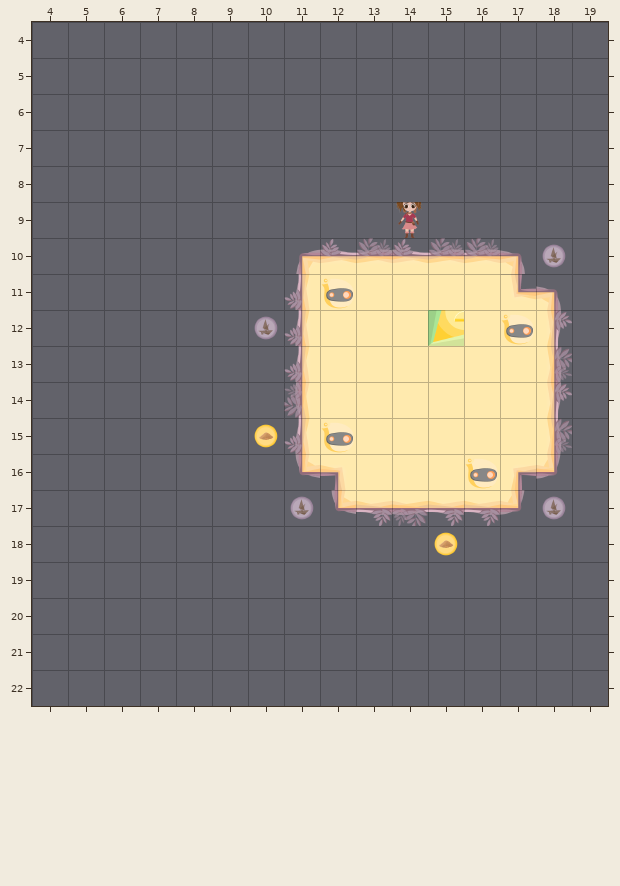
Tiled map -- LibGDX/core/assets/Levels/level13.tmx. Above is the file before it was changed.
Cells are 128x128 px. Shown: x 4..19, y 4..22.
The result:
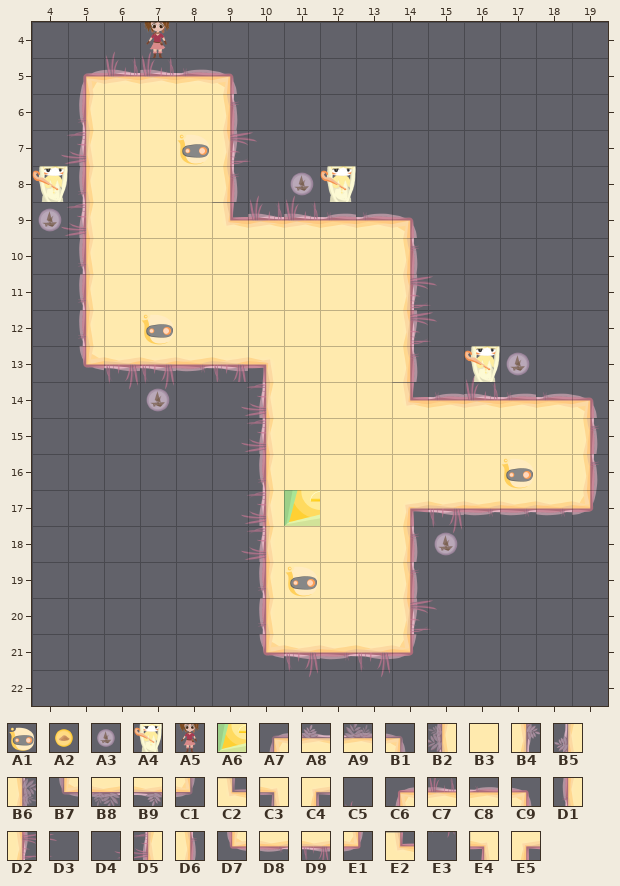
Key: from "newTile": A1 58 "undermonster", A2 66 "resource", A3 67 "ship", A4 68 "overmonster", A5 69 "player", A6 70 "gate"; from "tileset.V2": A7 16, A8 17, A9 18, B1 19, B2 27, B3 28, B4 30, B5 38, B6 41, B7 49, B8 50, B9 51, C1 52, C2 56, C3 66, C4 67; from "tileset.V3": C5 6, C6 16, C7 17, C8 18, C9 19, D1 27, D2 30, D3 31, D4 37, D5 38, D6 41, D7 49, D8 50, D9 51, E1 52, E2 56, E3 62, E4 66, E5 67.
__ is an empty cell, ## one hidden under a higher layer, .. an unchanged one.
Objects are placed by their top-left corner, in cells (3,4 is the top-left corner of cell 3,4); size is 1x1 cell unless given.
From old to new:
--- layer "Ground"
@@ x 4..19 @@
- 4 .. .. .. __ .. .. .. .. .. .. .. .. .. .. .. ..
- 5 .. __ __ __ __ __ .. .. .. .. .. .. .. .. .. ..
- 6 .. __ __ __ __ __ .. .. .. .. .. .. .. .. .. ..
- 7 .. __ __ __ __ __ __ .. .. .. .. .. .. .. .. ..
- 8 .. __ __ __ __ __ .. __ .. .. .. .. .. .. .. ..
- 9 __ __ __ __ __ __ __ __ __ __ __ .. .. .. .. ..
-10 .. __ __ __ __ __ __ A7 A8 A9 A8 A9 A9 B1 .. ..
-11 .. __ __ __ __ __ __ B5 .. .. B3 B3 B3 C2 B1 ..
-12 .. __ __ __ __ __ __ B5 .. .. B3 ## B3 B3 B4 ..
-13 .. __ __ __ __ __ __ B5 .. .. B3 B3 B3 B3 B6 ..
-14 .. .. .. __ .. .. __ B2 .. .. B3 B3 B3 B3 B4 __
-15 .. .. .. .. .. .. __ B5 .. .. .. .. .. .. B6 __
-16 .. .. .. .. .. .. __ B7 C3 .. .. .. .. C4 C1 __
-17 .. .. .. .. .. .. __ .. B7 B9 B8 B9 B9 C1 __ __
-18 .. .. .. .. .. .. __ __ __ __ __ __ .. .. .. ..
-19 .. .. .. .. .. .. __ __ __ __ __ .. .. .. .. ..
-20 .. .. .. .. .. .. __ __ __ __ __ __ .. .. .. ..
-21 .. .. .. .. .. .. __ __ __ __ __ .. .. .. .. ..
+ 4 .. .. .. C5 .. .. .. .. .. .. .. .. .. .. .. ..
+ 5 .. C6 C7 C7 C8 C9 .. .. .. .. .. .. .. .. .. ..
+ 6 .. D1 B3 B3 B3 D6 .. .. .. .. .. .. .. .. .. ..
+ 7 .. D5 B3 B3 B3 D2 D3 .. .. .. .. .. .. .. .. ..
+ 8 .. D1 B3 B3 B3 D6 .. C5 .. .. .. .. .. .. .. ..
+ 9 D4 D5 B3 B3 B3 E2 C7 C7 C8 C8 C9 .. .. .. .. ..
+10 .. D1 B3 B3 B3 B3 B3 B3 B3 B3 D6 __ __ __ .. ..
+11 .. D1 B3 B3 B3 B3 B3 B3 .. .. D2 D3 __ __ __ ..
+12 .. D1 B3 B3 B3 B3 B3 B3 .. .. D2 D3 __ __ __ ..
+13 .. D7 D9 D9 D8 D9 E4 B3 .. .. D6 __ C5 __ __ ..
+14 .. .. .. E3 .. .. D5 B3 .. .. E2 C8 C7 C8 C8 C9
+15 .. .. .. .. .. .. D5 B3 .. .. .. .. .. .. B3 D6
+16 .. .. .. .. .. .. D1 B3 B3 .. .. .. .. B3 B3 D6
+17 .. .. .. .. .. .. D5 .. B3 B3 E5 D9 D8 D8 D8 E1
+18 .. .. .. .. .. .. D5 B3 B3 B3 D6 E3 .. .. .. ..
+19 .. .. .. .. .. .. D1 B3 B3 B3 D6 .. .. .. .. ..
+20 .. .. .. .. .. .. D1 B3 B3 B3 D2 D3 .. .. .. ..
+21 .. .. .. .. .. .. D7 D9 D8 D9 E1 .. .. .. .. ..
--- layer "Monster"
+A1 "5" at 8,7
+A4 "1" at 12,8
+A4 "2" at 4,8
+A1 "6" at 7,12
+A4 "3" at 16,13
+A1 "4" at 17,16
+A1 "7" at 11,19
-A1 "1" at 12,11
-A1 "2" at 17,12
-A1 "4" at 12,15
-A1 "3" at 16,16
--- layer "Object"
@@ x 7..7 @@
- 4 __
+ 4 A5
@@ x 4..18 @@
- 8 .. .. .. .. .. .. .. __ .. .. .. .. .. .. ..
- 9 __ .. .. .. .. .. .. .. .. .. A5 .. .. .. ..
-10 .. .. .. .. .. .. .. .. .. .. .. .. .. .. A3
+ 8 .. .. .. .. .. .. .. A3 .. .. .. .. .. .. ..
+ 9 A3 .. .. .. .. .. .. .. .. .. __ .. .. .. ..
+10 .. .. .. .. .. .. .. .. .. .. .. .. .. .. __
@@ x 7..17 @@
-12 .. .. .. A3 .. .. .. .. A6 .. ..
-13 .. .. .. .. .. .. .. .. .. .. __
-14 __ .. .. .. .. .. .. .. .. .. ..
-15 .. .. .. A2 .. .. .. .. .. .. ..
+12 .. .. .. __ .. .. .. .. __ .. ..
+13 .. .. .. .. .. .. .. .. .. .. A3
+14 A3 .. .. .. .. .. .. .. .. .. ..
+15 .. .. .. __ .. .. .. .. .. .. ..
@@ x 11..18 @@
-17 A3 .. .. .. .. .. .. A3
-18 .. .. .. .. A2 .. .. ..
+17 A6 .. .. .. .. .. .. __
+18 .. .. .. .. A3 .. .. ..
Changed places in both pictures, as pixel boxes (x1, y1, x2, y2):
changed: (32, 22, 599, 670)
